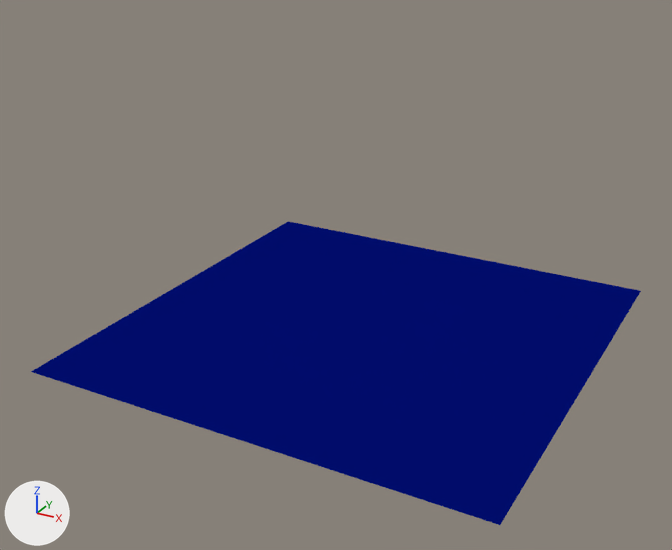
Before and after pictures for a commit that changed the Blender file base-tiles.blend.
The view is the same before and after, from a camera (50 mm lens) standing at (28.5, -26.4, 19.7) and looking at (9.5, 8.2, 2.4). The lights are fixed; the arrows at lower left show +X, +Y and +Z.
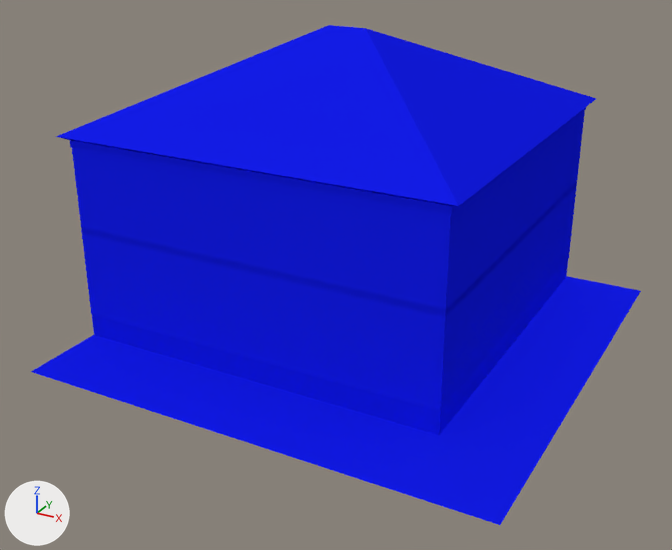
The change, as JSON lines over the scene's bpy script:
```json
{"op": "remove", "block": "mat_material", "code": "n0 = _N.new('ShaderNodeOutputMaterial'); n0.name = 'Material Output'"}
{"op": "remove", "block": "mat_material", "code": "n1 = _N.new('ShaderNodeBsdfTranslucent'); n1.name = 'Translucent BSDF'"}
{"op": "remove", "block": "mat_material", "code": "n1.inputs[0].default_value = (0.00105, 0.0208, 0.8, 1.0)  # 'Color', blue #0328e7"}
{"op": "remove", "block": "mat_material", "code": "_L.new(n1.outputs[0], n0.inputs[0])  # 'BSDF' to 'Surface'"}
{"op": "add", "block": "mat_material", "code": "n2 = _N.new('ShaderNodeOutputMaterial'); n2.name = 'Material Output.002'"}
{"op": "add", "block": "mat_material", "code": "n3 = _N.new('ShaderNodeBsdfDiffuse'); n3.name = 'Diffuse BSDF'"}
{"op": "add", "block": "mat_material", "code": "n3.inputs[0].default_value = (0.00657, 0.0117, 0.8, 1.0)  # 'Color', blue #131ce7"}
{"op": "add", "block": "mat_material", "code": "_L.new(n3.outputs[0], n2.inputs[0])  # 'BSDF' to 'Surface'"}
{"block": "me_cube", "where": "# used by ob_cube; location = (0.0, 0.0, 0.0)"}
{"op": "remove", "block": "me_cube", "code": "me_cube.from_pydata(...)  # 484 vertices, 121 faces; spans x -1.0..21.0, y -1.0..21.0, z -1.0"}
{"op": "add", "block": "me_cube", "code": "me_cube.from_pydata(...)  # 1006 vertices, 651 faces; spans x -1.4..21.0, y -1.0..21.3, z -1.0..13.0"}
{"block": "me_cube", "change": "me_cube part 1: 522 vertices added at x -1.4..17.5, y 2.6..21.3, z -1.0..13.0"}
```

Pixel boxes (x1, y1, x2, y2) of what changed, in the pictures (672 x 550 px):
```json
{"object": "Cube", "change": "recoloured, reshaped", "before": [31, 221, 641, 525], "after": [31, 25, 641, 525], "on screen": "64% taller"}
{"part": 1, "of": "me_cube", "change": "added", "after": [56, 25, 596, 435], "on screen": "blue"}
```
